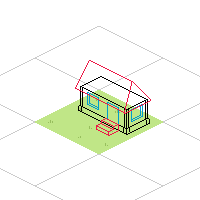
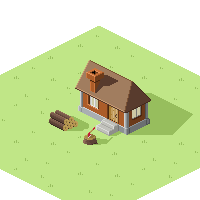
Revision of a layered 200x200 image; what changed, layer by layer:
added group "Shading" with 31 layers above "Outlines" over 49, 60, 193, 146
added layer "cottage shadow" in group "Shading" over 70, 93, 193, 136
added layer "smokestack shadow" in group "Shading" over 95, 75, 118, 93
added layer "smoke stack" (1st of 2, in "Shading") in group "Shading" over 86, 68, 104, 93
added layer "roof" in group "Shading" over 75, 60, 151, 113
added layer "windows" in group "Shading" over 90, 96, 141, 121
added layer "cottage base" (1st of 2, in "Shading") in group "Shading" over 78, 72, 150, 136
added group "logs" (1st of 2, in "Shading") with 18 layers in group "Shading" over 49, 104, 92, 136
added group "good logs" with 6 layers in group "logs" over 49, 110, 92, 131
added layer "log shadow" in group "good logs" over 58, 116, 92, 131
added group "shit logs" with 10 layers in group "logs" over 51, 104, 86, 136
hid group "roof outline" (1st of 2, in "Outlines") (8 layers), moved it into group "Outlines" over 73, 53, 162, 118
moved "windows, door" into group "cottage base" over 87, 92, 143, 126
moved "walls outline" into group "cottage base" over 78, 76, 150, 135
added group "background" with 9 layers over 0, 26, 200, 200
added layer "Layer 6 copy 7" in group "background" over 0, 105, 34, 139
added layer "Layer 6 copy 6" in group "background" over 0, 122, 99, 186
added layer "Layer 6 copy 5" in group "background" over 35, 26, 163, 90
added layer "Layer 6 copy 4" in group "background" over 0, 58, 99, 122
added layer "Layer 6 copy 8" in group "background" over 35, 154, 163, 200
added layer "Layer 6 copy 3" in group "background" over 99, 122, 200, 186
added layer "Layer 6 copy 2" in group "background" over 163, 103, 200, 141
added layer "Layer 6" in group "background" over 99, 58, 200, 122
renamed "Background" to "Layer 0", moved it into group "background" over 0, 26, 200, 200
…and 12 more changes (11 added, 1 stack)
